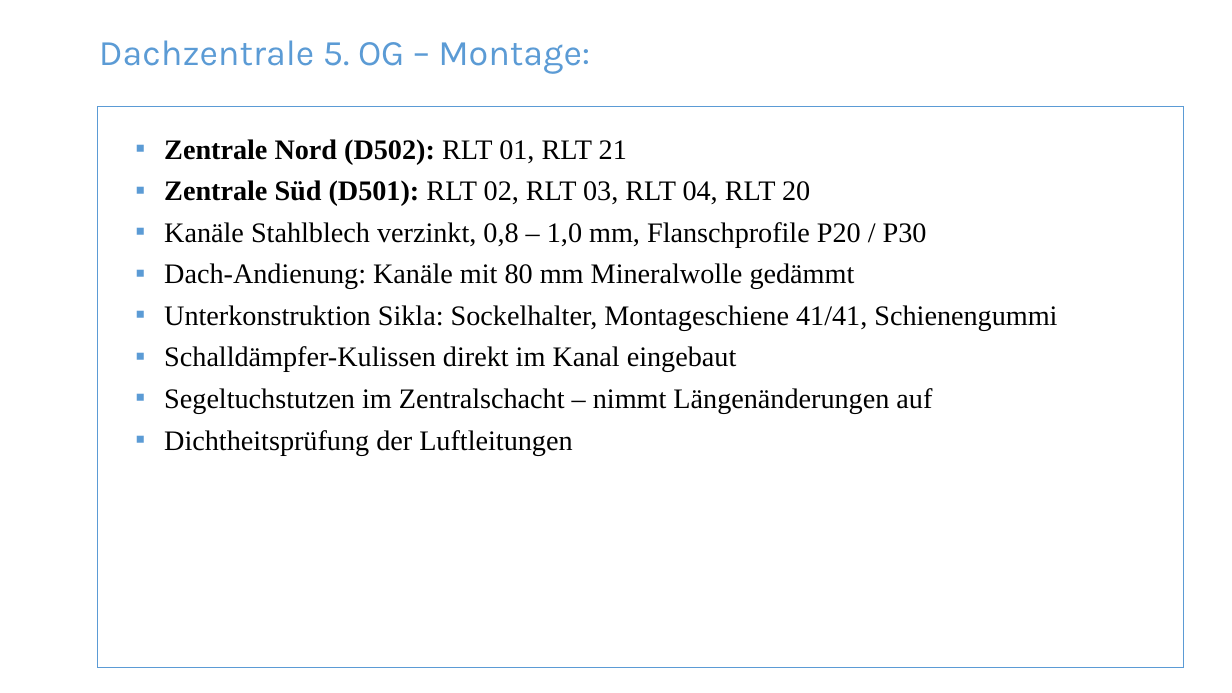
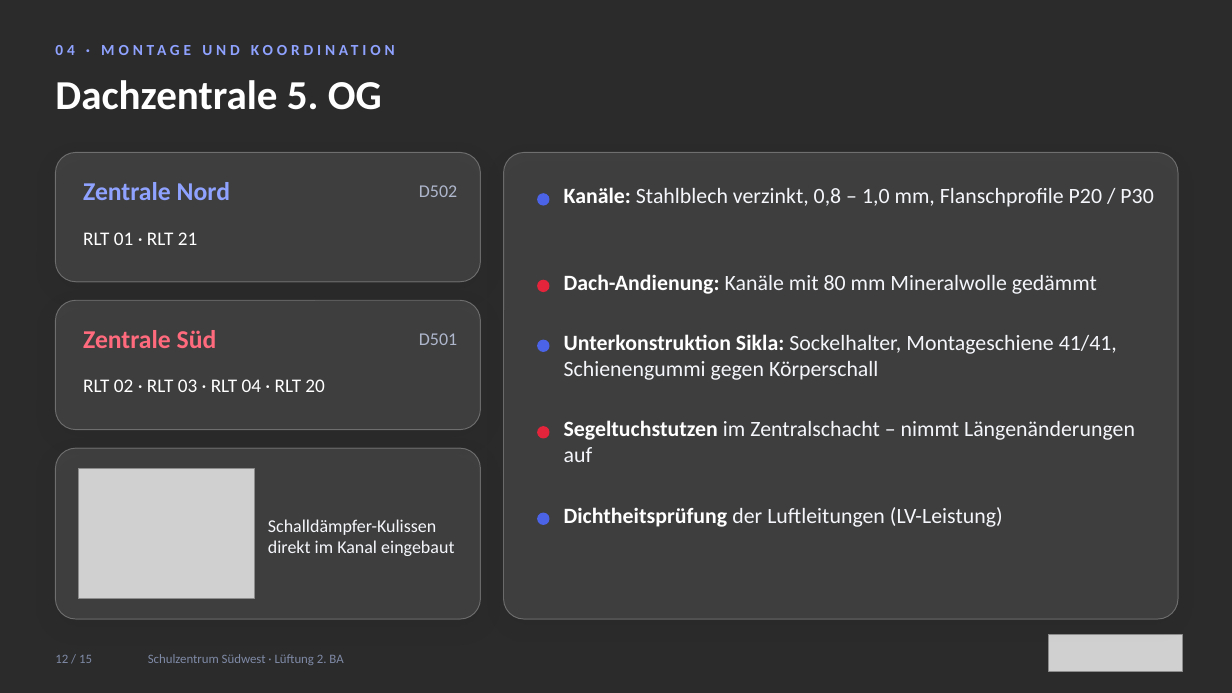
Before and after one commit to notkonsti/Pptx-for-School, a slide deck: slide 12 of Praesentation_AP2_Schulzentrum_Suedwest.pptx (slide 11 before the commit). Drawn at 1232x693 pixels with LibreOffice and Linux fonts; fonts in the diff are those of the drawing; grey boxes stand for pictures; background and template pictures are left out; a plain dark background stands for a picture behind light text. Boxes give left, top, right and bottom in pixels: in the first picture for what was removed or moved away, otherwise in the second. Text is boxed around its words. In the diff, an @@ line names an element or a change of style, - is before the commit and + after.

```diff
--- a/Praesentation_AP2_Schulzentrum_Suedwest.pptx
+++ b/Praesentation_AP2_Schulzentrum_Suedwest.pptx
@@ background #FFFFFF to picture (left out) @@
@@ text added at box(55, 35, 795, 63), 12 pt, text #8FA2FF, bold @@
+04 · MONTAGE UND KOORDINATION
@@ text at box(55, 80, 382, 110): text changed; size 28 to 32 pt; font Karla to Calibri; text colour #5B9BD5 to #FFFFFF; bold on @@
-Dachzentrale 5. OG – Montage:
+Dachzentrale 5. OG
@@ text "Dachzentrale 5. OG" at box(55, 80, 382, 110): vertical alignment top to middle @@
@@ rectangle removed at box(97, 107, 1184, 668) @@
@@ text removed at box(164, 139, 1057, 455) @@
-▪ Zentrale Nord (D502): RLT 01, RLT 21
-▪ Zentrale Süd (D501): RLT 02, RLT 03, RLT 04, RLT 20
-▪ Kanäle Stahlblech verzinkt, 0,8 – 1,0 mm, Flanschprofile P20 / P30
-▪ Dach-Andienung: Kanäle mit 80 mm Mineralwolle gedämmt
-▪ Unterkonstruktion Sikla: Sockelhalter, Montageschiene 41/41, Schienengummi
-▪ Schalldämpfer-Kulissen direkt im Kanal eingebaut
-▪ Segeltuchstutzen im Zentralschacht – nimmt Längenänderungen auf
-▪ Dichtheitsprüfung der Luftleitungen
@@ rounded rectangle added at box(55, 152, 481, 282), fill #FFFFFF at 10% opacity, outline #FFFFFF 0.75 pt @@
@@ rounded rectangle added at box(504, 152, 1178, 619), fill #FFFFFF at 10% opacity, outline #FFFFFF 0.75 pt @@
@@ text added at box(83, 182, 230, 200), 20 pt, text #8FA2FF, bold @@
+Zentrale Nord
@@ text added at box(419, 185, 457, 197), 14 pt, text #AEB6CC @@
+D502
@@ ellipse added at box(538, 194, 549, 205), fill #4A63E7, outline #4A63E7 1 pt @@
@@ text added at box(564, 187, 1153, 207), 17 pt, text #F4F6FB @@
+Kanäle: Stahlblech verzinkt, 0,8 – 1,0 mm, Flanschprofile P20 / P30
@@ text added at box(83, 232, 197, 245), 15 pt, text #FFFFFF @@
+RLT 01 · RLT 21
@@ ellipse added at box(538, 280, 549, 291), fill #E3243B, outline #E3243B 1 pt @@
@@ text added at box(564, 274, 1097, 294), 17 pt, text #F4F6FB @@
+Dach-Andienung: Kanäle mit 80 mm Mineralwolle gedämmt
@@ rounded rectangle added at box(55, 300, 481, 430), fill #FFFFFF at 10% opacity, outline #FFFFFF 0.75 pt @@
@@ text added at box(83, 330, 217, 348), 20 pt, text #FF6B7D, bold @@
+Zentrale Süd
@@ text added at box(419, 333, 457, 345), 14 pt, text #AEB6CC @@
+D501
@@ ellipse added at box(538, 340, 549, 351), fill #4A63E7, outline #4A63E7 1 pt @@
@@ text added at box(564, 334, 1117, 380), 17 pt, text #F4F6FB @@
+Unterkonstruktion Sikla: Sockelhalter, Montageschiene 41/41, Schienengummi gegen Körperschall
@@ text added at box(83, 379, 324, 392), 15 pt, text #FFFFFF @@
+RLT 02 · RLT 03 · RLT 04 · RLT 20
@@ rounded rectangle added at box(55, 448, 481, 619), fill #FFFFFF at 10% opacity, outline #FFFFFF 0.75 pt @@
@@ ellipse added at box(538, 427, 549, 438), fill #E3243B, outline #E3243B 1 pt @@
@@ text added at box(564, 420, 1135, 462), 17 pt, text #F4F6FB @@
+Segeltuchstutzen im Zentralschacht – nimmt Längenänderungen auf
@@ picture added at box(79, 469, 254, 599) @@
@@ text added at box(564, 507, 1003, 527), 17 pt, text #F4F6FB @@
+Dichtheitsprüfung der Luftleitungen (LV-Leistung)
@@ text added at box(268, 519, 454, 556), 14 pt, text #F4F6FB @@
+Schalldämpfer-Kulissen direkt im Kanal eingebaut
@@ ellipse added at box(538, 513, 549, 524), fill #4A63E7, outline #4A63E7 1 pt @@
@@ text added at box(55, 655, 92, 663), 10 pt, text #7F8AA6 @@
+12 / 15
@@ text added at box(148, 654, 343, 665), 10 pt, text #7F8AA6 @@
+Schulzentrum Südwest · Lüftung 2. BA
@@ picture added at box(1049, 635, 1183, 672) @@
```
Also in this commit, not shown: 12 other slides changed, 2 slides added, 1 slide removed.
